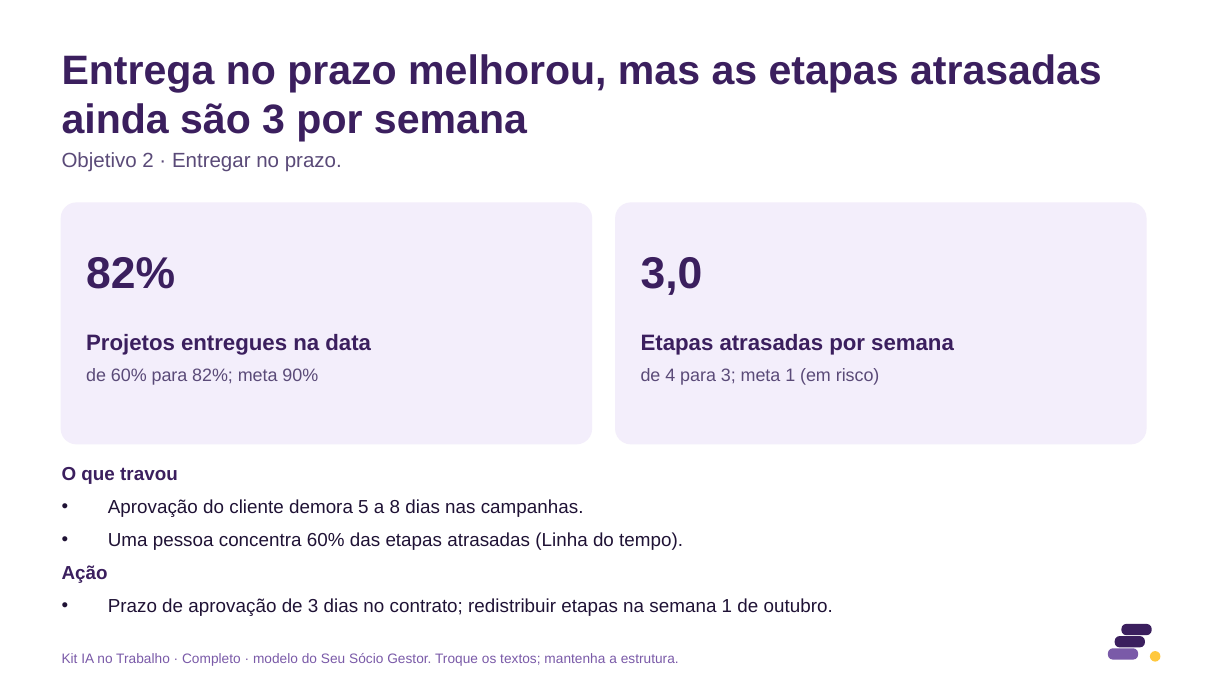
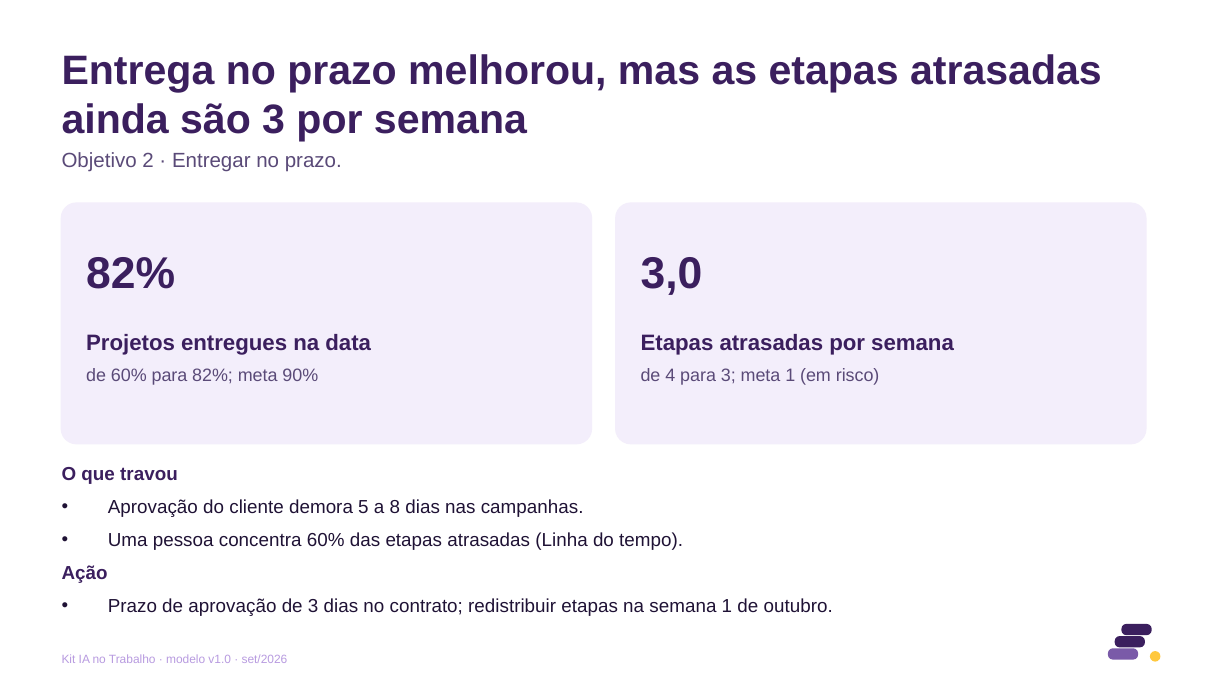
Before and after one commit to eduardomtzz/claude-code, a slide deck: slide 5 of projetos/gestao-ia-planilhas/produto/kit-completo/entrega/16-modelo-resultado-do-trimestre-12-slides.pptx. Drawn at 1232x693 pixels with LibreOffice and Linux fonts; fonts in the diff are those of the drawing. Boxes give left, top, right and bottom in pixels: in the first picture for what was removed or moved away, otherwise in the second. Text is boxed around its words. In the diff, an @@ line names an element or a change of style, - is before the commit and + after.

```diff
--- a/projetos/gestao-ia-planilhas/produto/kit-completo/entrega/16-modelo-resultado-do-trimestre-12-slides.pptx
+++ b/projetos/gestao-ia-planilhas/produto/kit-completo/entrega/16-modelo-resultado-do-trimestre-12-slides.pptx
@@ text at (x1=62, y1=654, x2=288, y2=663): text changed; size 8 to 7 pt; text colour #7A5AA8 to #B89BE0 @@
-Kit IA no Trabalho · Completo · modelo do Seu Sócio Gestor. Troque os textos; mantenha a estrutura.
+Kit IA no Trabalho · modelo v1.0 · set/2026
```
Also in this commit, not shown: 11 other slides changed, 23 other files.
